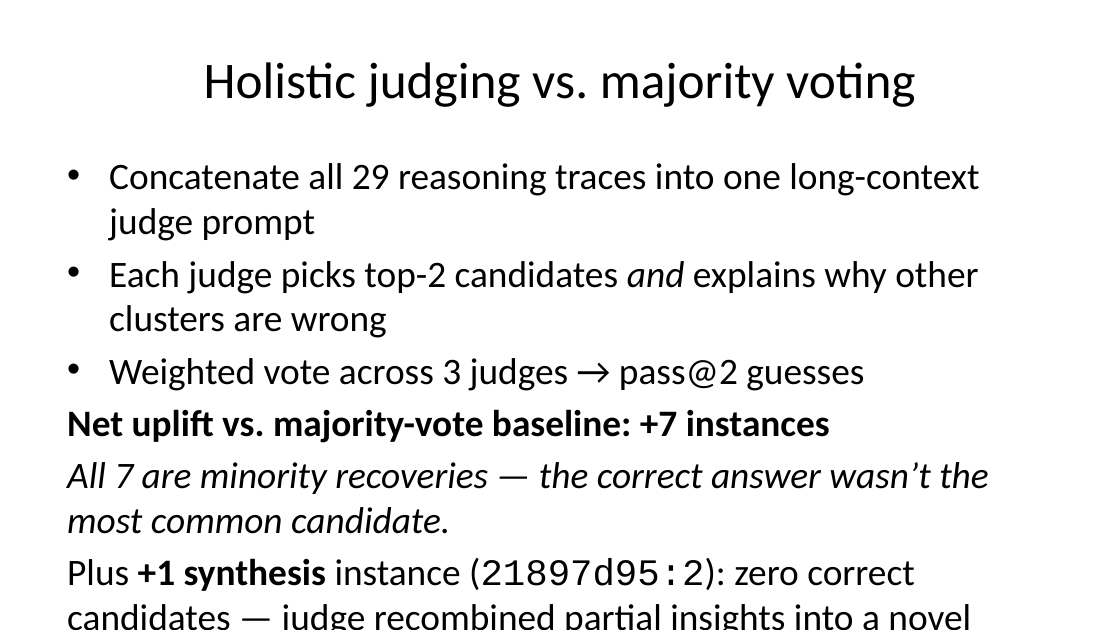
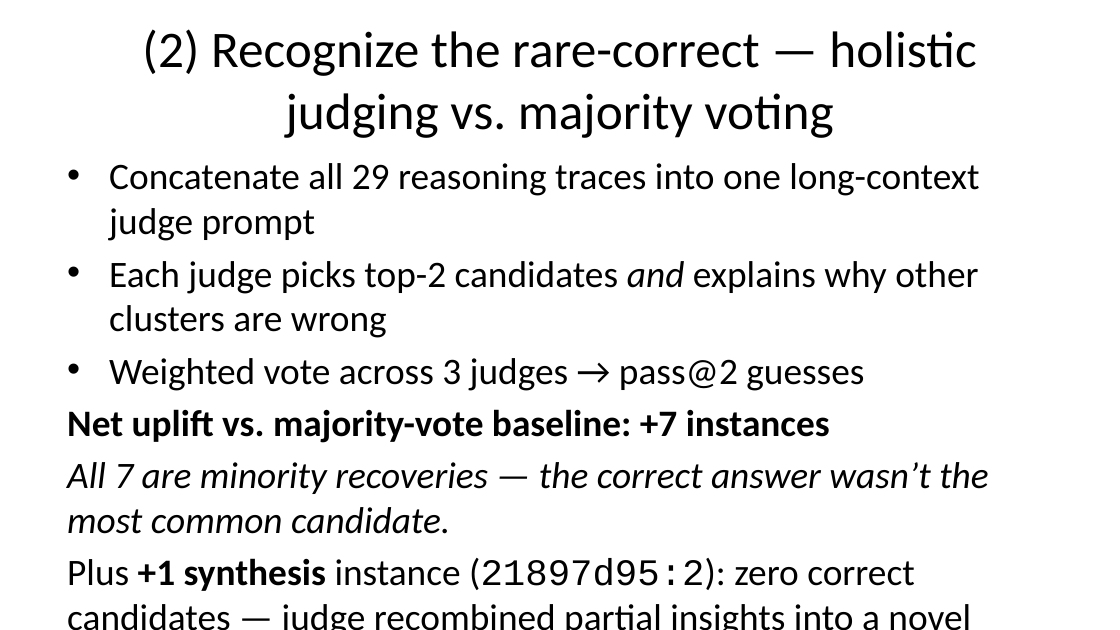
Before and after one commit to beetree/ARC-AGI, a slide deck: slide 8 of presentation/slides.pptx (slide 9 before the commit). Drawn at 1120x630 pixels with LibreOffice and Linux fonts; fonts in the diff are those of the drawing. Boxes give left, top, right and bottom in pixels: in the first picture for what was removed or moved away, otherwise in the second. Text is boxed around its words. In the diff, an @@ line names an element or a change of style, - is before the commit and + after.

```diff
--- a/presentation/slides.pptx
+++ b/presentation/slides.pptx
@@ title at (142,29,976,138): text changed @@
-Holistic judging vs. majority voting
+(2) Recognize the rare-correct — holistic judging vs. majority voting
```
Also in this commit, not shown: 11 other slides changed, 4 slides added, 9 other files.
